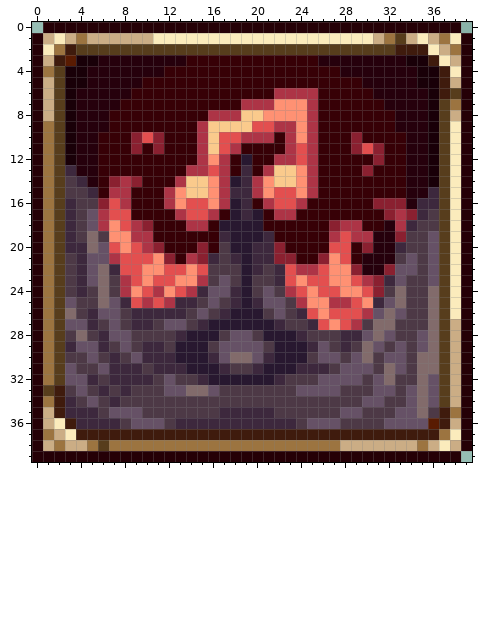
Pixel-art sprite -- icon.png. The first picture shows the starting point.
The file is 80x80 pixels, drawn in blocks of 2x2; one block is one cell here. Colours within 5 levels of each other are drawn and written as one.
New version:
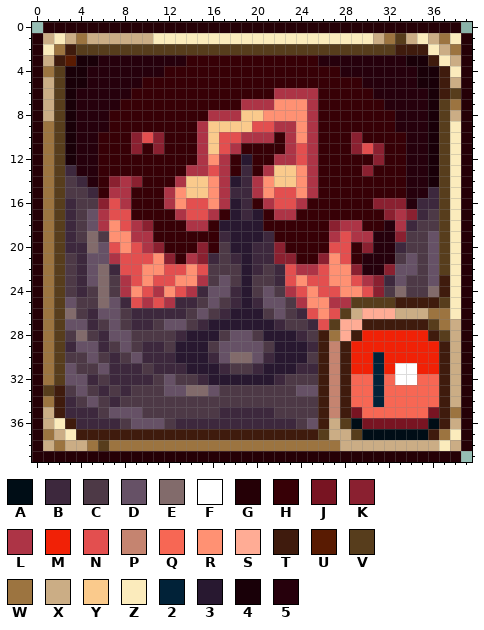
Palette (. is transparent): A #000d16  B #3d283d  C #4d3946  D #665166  E #826b6b  F #ffffff  G #250006  H #370006  J #781422  K #8a2030  L #ad3446  M #f12106  N #e34f4f  P #c58470  Q #f76754  R #ff9173  S #ffac95  T #3f1b0d  U #591b02  V #573d1c  W #9c7440  X #cbad85  Y #faca8c  Z #fbebbc  2 #012238  3 #281830  4 #190008  5 #26000c
Commit message: Patreon icon (will be changed back for .001)
Change:
Changed rows in their new state; - is an unchanged pixel.
first column x 26:
23 -----------T
24 -----------T
25 ---VVVVTTTT-
26 --VXSSSXXXWW
27 -VSSTTTTTTVW
28 TWSTMMMMMMT-
29 TPTMMMMMMMMT
30 TPTMM2MMMMMT
31 TPTMM2MFFMMT
32 TPTQQ2QFFQQT
33 TPTQQ2QQQQQT
34 TPTQQ2QQQQQT
35 TPTJQQQQQQJ-
36 TXVAJJJJJJA-
37 VXXVAAAAAA--
38 ---------X--
